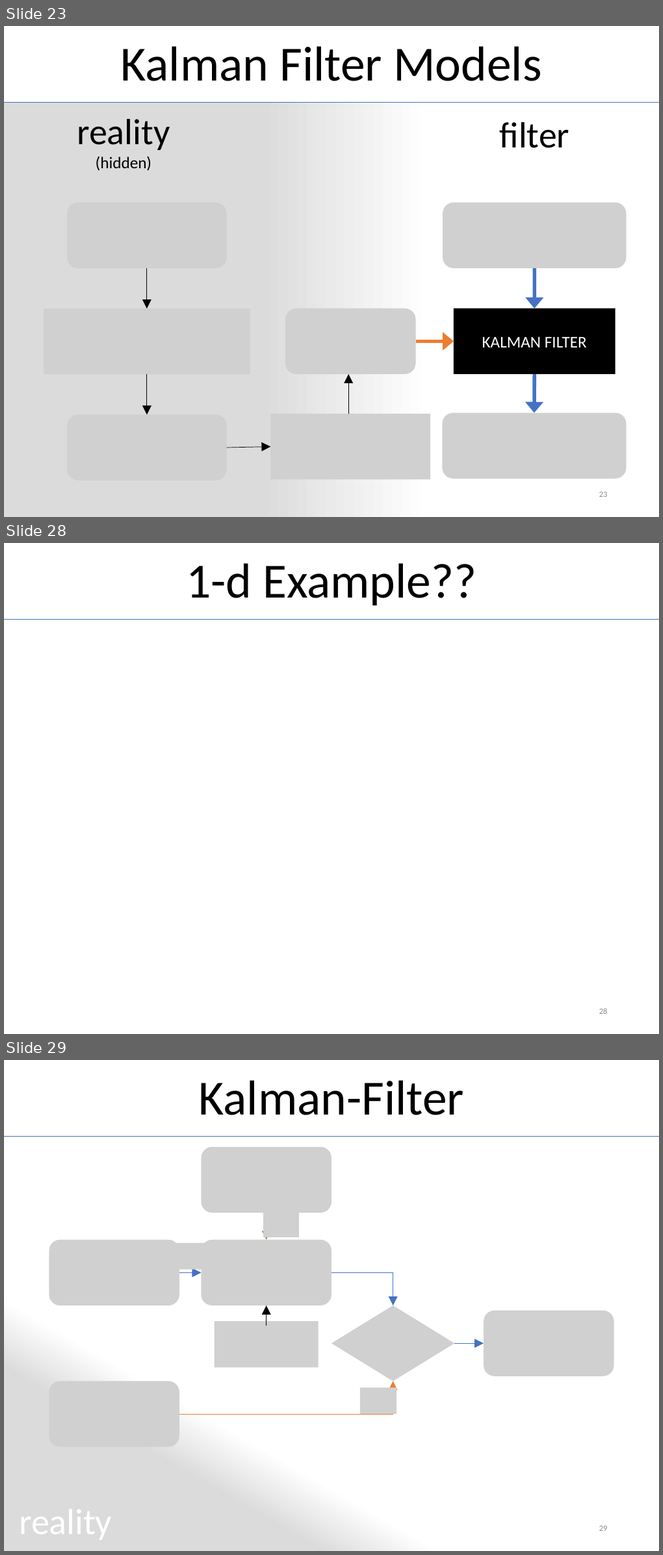
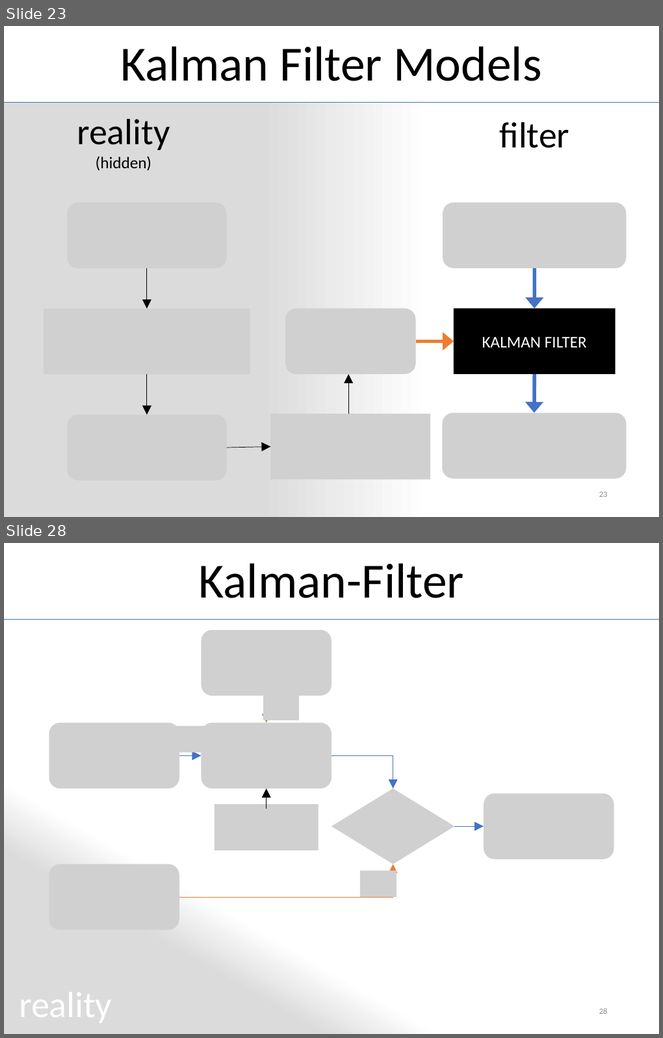
Before and after one commit to MichiHo/flocking, a slide deck: vortrag/ba_seminar_presentation.pptx. Shown one above the other, each under a label of ours: slides 23, 28 and 29 before the commit, slides 23 and 28 after it; the slides between them are not shown. The pictures are 663x1555 and 663x1038 pixels, drawn with LibreOffice and Linux fonts; fonts in the diff are those of the drawing; grey boxes stand for pictures. Boxes give left, top, right and bottom in pixels: in the first picture for what was removed or moved away, otherwise in the second. Text is boxed around its words. In the diff, an @@ line names an element or a change of style, - is before the commit and + after.

```diff
--- a/vortrag/ba_seminar_presentation.pptx
+++ b/vortrag/ba_seminar_presentation.pptx
@@ slide 28 removed at (4,543,659,1034), background #FFFFFF @@
@@ title removed at (186,563,477,606) @@
-1-d Example??
@@ line removed from (4, 619) to (659, 619) @@
@@ page number removed at (599,1008,608,1014) @@
-28
@@ what was slide 29 is now slide 28 @@
```
Also in this commit, not shown: 7 slides changed, 10 other files.
